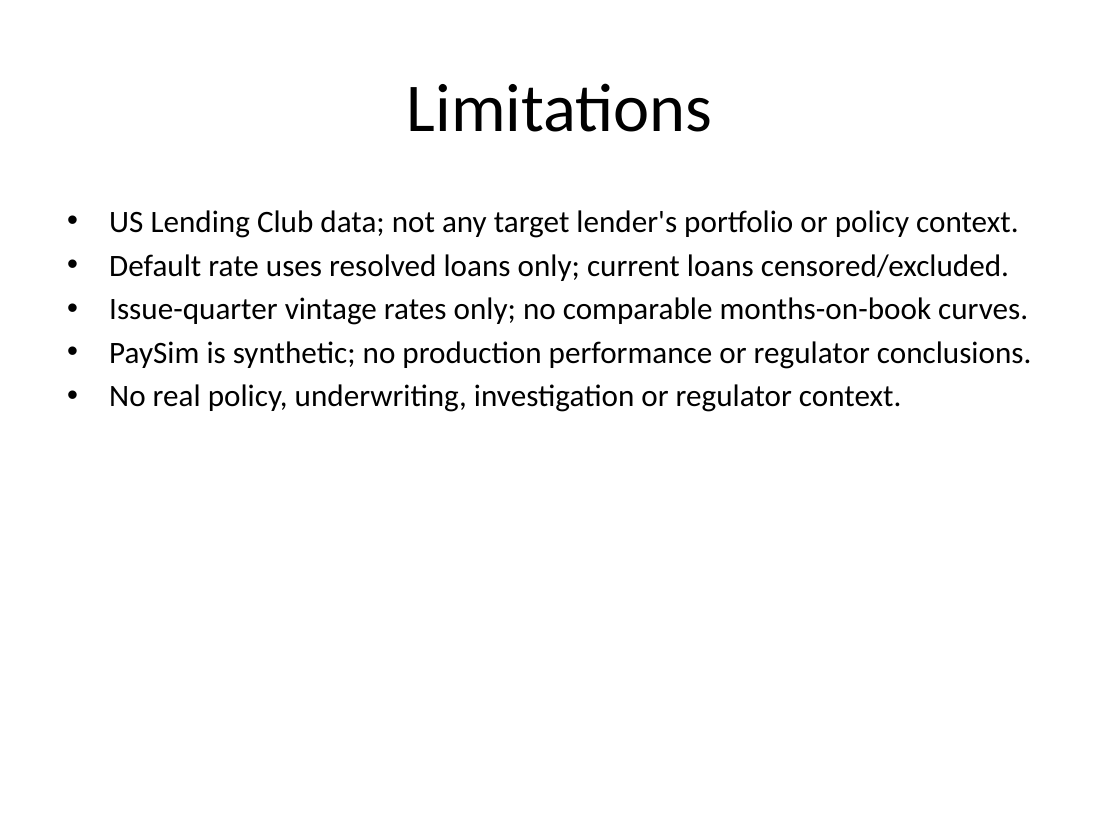
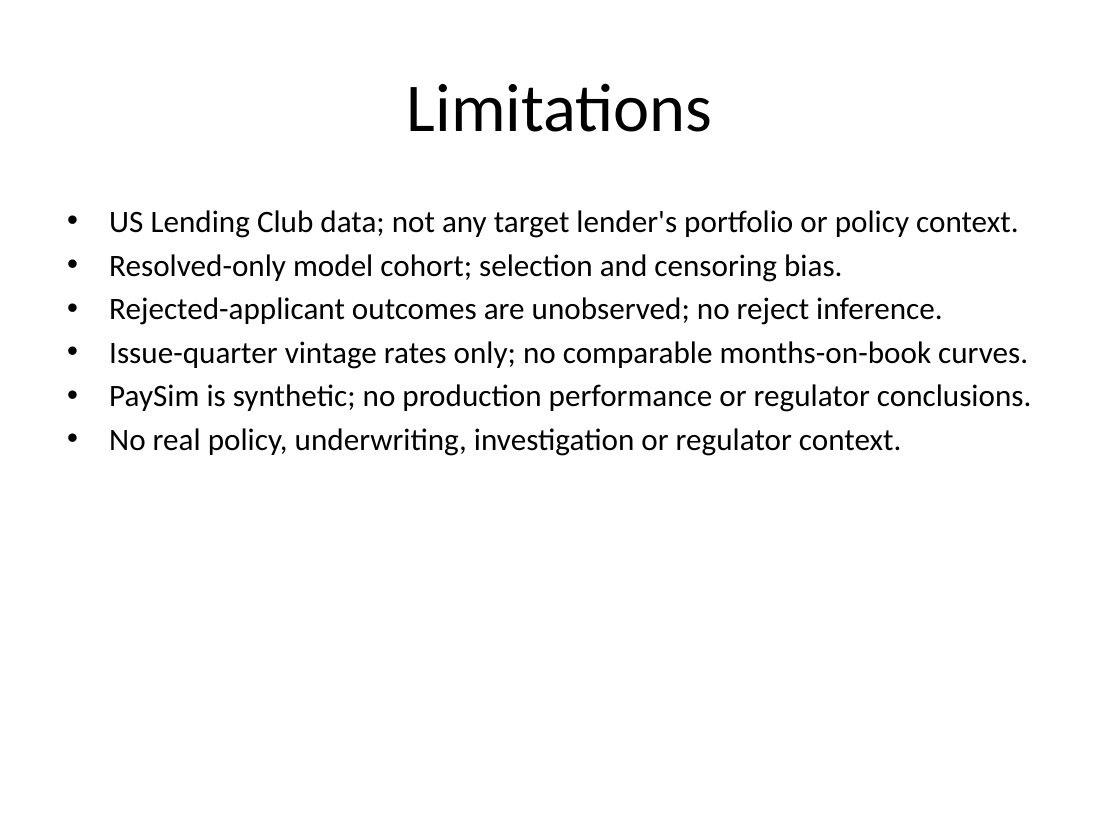
Before and after one commit to byte-banditt/loan-portfolio-risk-fraud-dashboard, a slide deck: slide 6 of summary.pptx. Drawn at 1120x840 pixels with LibreOffice and Linux fonts; fonts in the diff are those of the drawing. Boxes give left, top, right and bottom in pixels: in the first picture for what was removed or moved away, otherwise in the second. Text is boxed around its words. In the diff, an @@ line names an element or a change of style, - is before the commit and + after.

Commit message:
feat(model): add credit scorecard review

```diff
--- a/summary.pptx
+++ b/summary.pptx
@@ text at <box>109,254,942,325</box>: text changed @@
-• Default rate uses resolved loans only; current loans censored/excluded.
+• Resolved-only model cohort; selection and censoring bias.
+• Rejected-applicant outcomes are unobserved; no reject inference.
```
Also in this commit, not shown: 17 other files.
